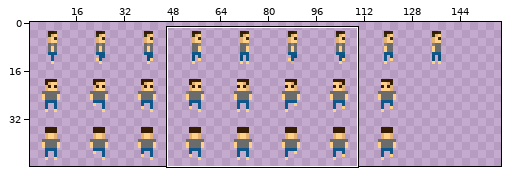
One commit to this sprite sheet: assets/player_sprites.png. Above, an overview of the earlier version with the close-up marked.
Close-up. The starting point:
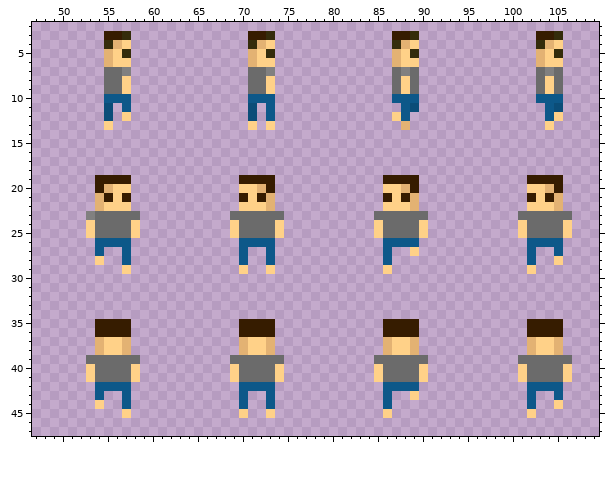
The file is 160x48 pixels. Shown: x 47..109, y 2..47. The wide view leaves out empty margins. The commit also changed other parts of the picture, which this record leaves out.
The same view after the edit:
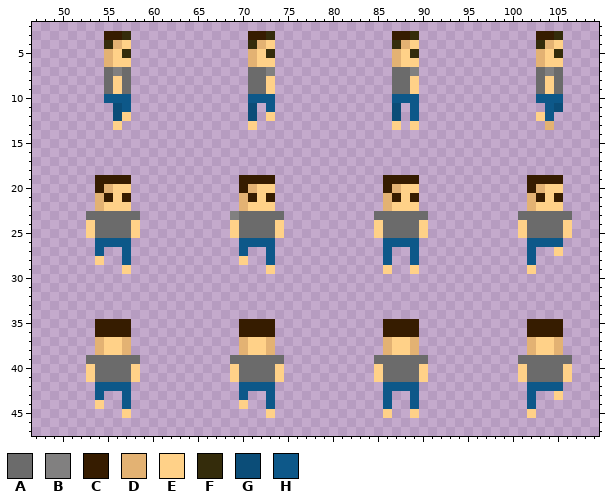
Palette (. is transparent): A #6b6b6b  B #818080  C #361c00  D #e3b273  E #ffd188  F #342c0b  G #0b4d78  H #0d5889
What changed:
y 7: x 56..57 AB -> BA; x 88..89 BA -> AB
y 8..9: x 56..57 AE -> EA; x 88..89 EA -> AE
y 11: x 55..56 G. -> .G; x 87..89 .HG -> G.H
y 12: x 55..56 G. -> .G; x 73 H -> E; x 87..89 EH. -> G.H; x 103 . -> E; x 105 E -> .
y 13: x 55..56 E. -> .E; x 73 E -> .; x 87..89 .D. -> E.E; x 104 E -> D
y 20: x 70..73 EEDC -> CDEE; x 86..89 EEDC -> CDEE; x 102..105 EEDC -> CDEE
y 21: x 70..73 CECD -> DCEC; x 86..89 CECD -> DCEC; x 102..105 CECD -> DCEC
y 22: x 70 E -> D; x 73 D -> E; x 86 E -> D; x 89 D -> E; x 102 E -> D; x 105 D -> E
y 23: x 53 B -> A; x 69 A -> B
y 27: x 89 E -> H; x 105 H -> E
y 28: x 70 H -> E; x 89 . -> H; x 105 E -> .
y 29: x 70 E -> .; x 89 . -> E
y 43: x 89 E -> H; x 105 H -> E
y 44: x 70 H -> E; x 89 . -> H; x 105 E -> .
y 45: x 70 E -> .; x 89 . -> E
